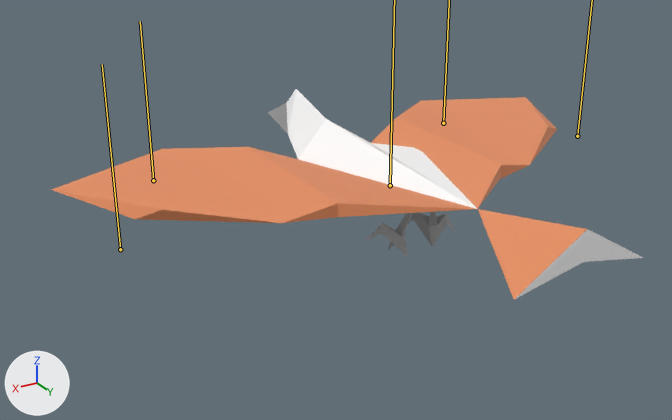
Two versions of the FBX model fbx/bird2.fbx, one commit apart.
Camera for both pictures: a 50 mm lens placed at (0.0323, 0.0475, 0.0229), pointed at (0.0026, -0.0019, -0.0018). Arrows for +X, +Y and +Z are at lower left; the lights stay in place. The bones that bend it are drawn over the model as lines.
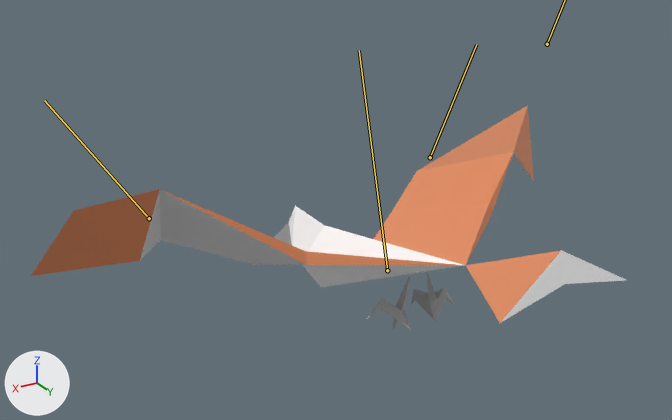
The newer file adds an action. The first version stands in its rest pose; the second is drawn at frame 4 of the action 'DIE'.

What the commit changed:
Bone 'joint1' (bone_joint1) moves from (0.0, 0.0, 0.0) to (0.0, -0.631, 0.0).
Bone 'joint1' (bone_joint1) turns from (0, 0, 0) to (-12, -1, -9) degrees about its own x, y and z.
Bone 'joint2' (bone_joint2) moves from (0.0, 0.0, 0.0) to (-0.035, 0.558, -0.031).
Bone 'joint2' (bone_joint2) turns from (0, 0, 0) to (-25, -8, -22) degrees about its own x, y and z.
Bone 'joint3' (bone_joint3) moves from (0.0, 0.0, 0.0) to (0.508, 1.077, 0.091).
Bone 'joint4' (bone_joint4) moves from (0.0, 0.0, 0.0) to (-0.041, 0.558, 0.024).
Bone 'joint4' (bone_joint4) turns from (0, 0, 0) to (26, 6, -15) degrees about its own x, y and z.
Bone 'joint5' (bone_joint5) moves from (0.0, 0.0, 0.0) to (0.999, 1.966, 0.166).

What differs and where, as boxes [x1, y1, x2, y2] in the pictures (672 x 420 px):
'pCylinder4', posed (7% taller)
    before: [51, 89, 643, 300]
    after: [31, 105, 626, 331]
bone 'joint4', root to tip
    before: (153, 180) to (140, 21)
    after: (149, 218) to (44, 100)
